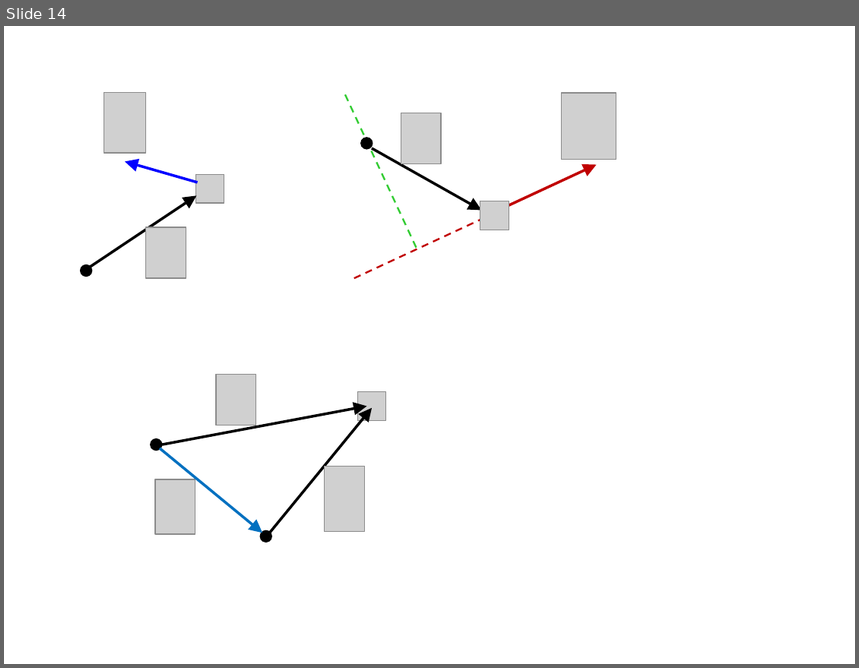
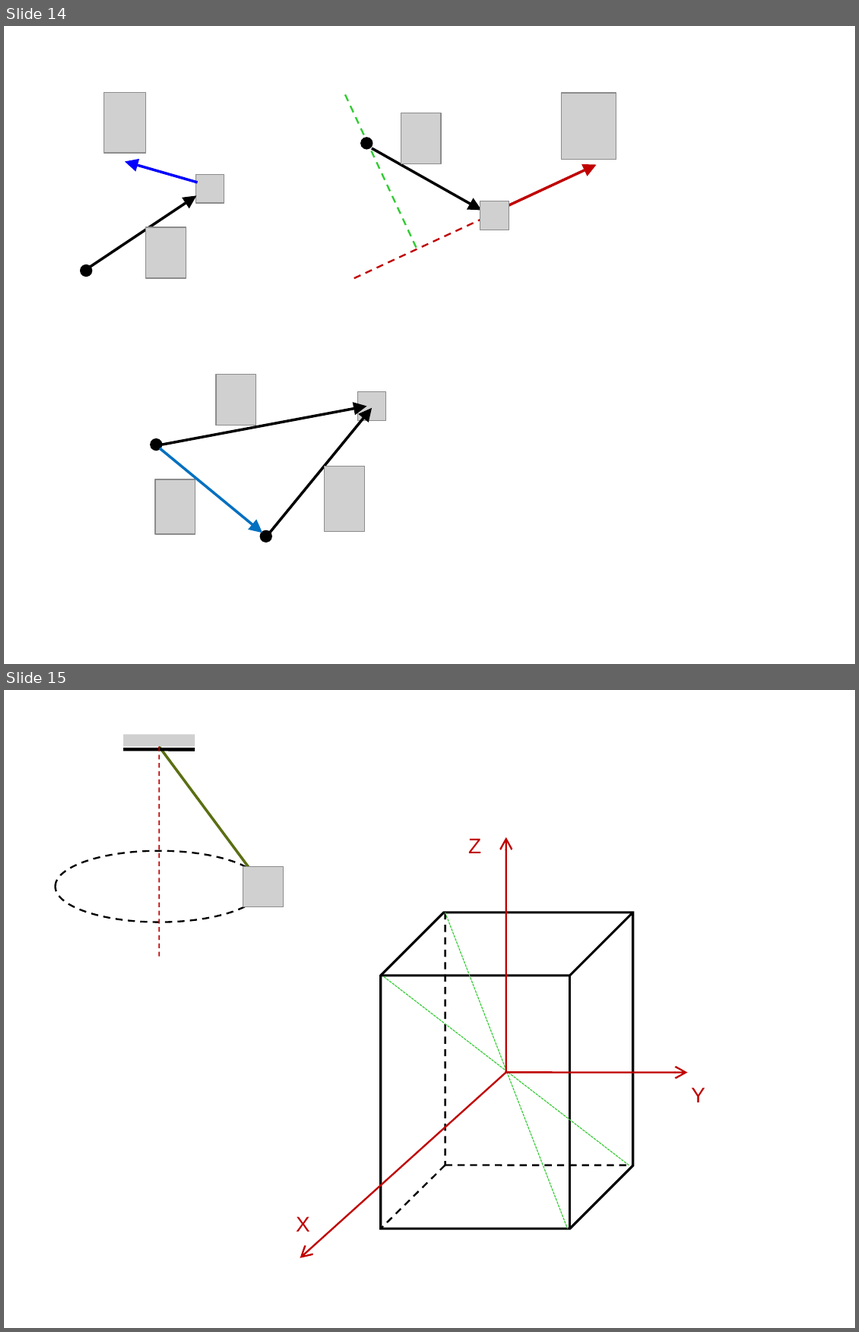
Before and after one commit to l432/NMK, a slide deck: Lecture/Mechanics/sclad.ppt. Shown one above the other, each under a label of ours: slide 14 before the commit, slides 14 and 15 after it. The pictures are 859x668 and 859x1332 pixels, drawn with LibreOffice and Linux fonts; fonts in the diff are those of the drawing; grey boxes stand for pictures. Boxes give left, top, right and bottom in pixels: in the first picture for what was removed or moved away, otherwise in the second. Text is boxed around its words. In the diff, an @@ line names an element or a change of style, - is before the commit and + after.

```diff
--- a/Lecture/Mechanics/sclad.ppt
+++ b/Lecture/Mechanics/sclad.ppt
@@ slide 15 added at box(4, 690, 855, 1328), background #FFFFFF @@
@@ group added at box(55, 734, 284, 957): 3 lines, 2 pictures, 1 ellipse @@
@@ group added at box(296, 837, 705, 1258): 5 lines, 3 arrows, 3 texts, 1 cube @@
+Z
+Y
+X
```
Also in this commit, not shown: 10 slides changed, 11 other slides added, 4 slides removed, 5 other files.
